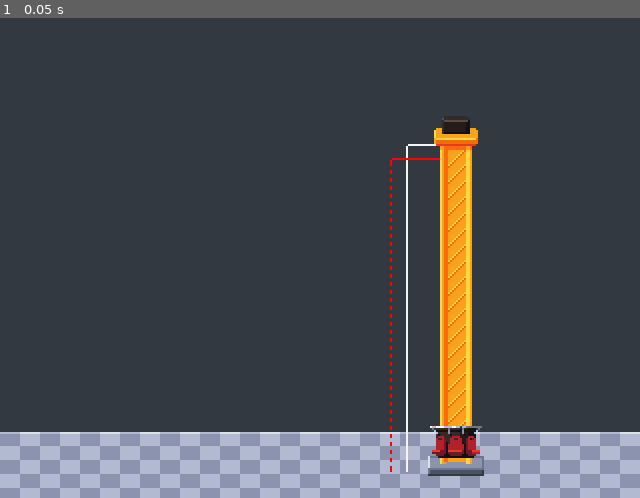
Above: before the commit, frame 1.
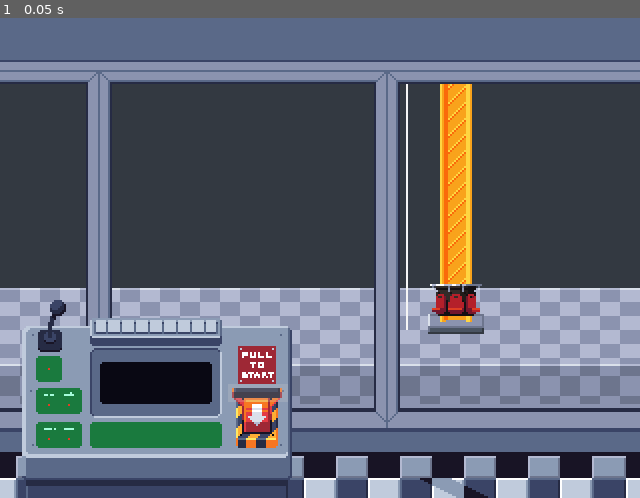
Above: after the commit, the same moment.

Repository: mattismoel/jam-project
Game: Godot game, scene res://scene/level/test_level.tscn
The game is run twice, just before and just after one commit, with the same random seed, the same clock (stepped at 60 frames per second) and the same inputs. The project has no main scene, so this scene is started directly.
Inputs:
- Up to frame 1 (0.05 s): no input

The runs differ from the first frame. In frame 1, 59% of the frame differs, in the area x 0-100%, y 0-100%.

Commit message:
implement base control room

Diff:
--- a/project.godot
+++ b/project.godot
@@ -23,6 +23,14 @@
 window/stretch/mode="viewport"
 window/stretch/aspect="keep_width"
 
+[input]
+
+click={
+"deadzone": 0.5,
+"events": [Object(InputEventMouseButton,"resource_local_to_scene":false,"resource_name":"","device":-1,"window_id":0,"alt_pressed":false,"shift_pressed":false,"ctrl_pressed":false,"meta_pressed":false,"button_mask":1,"position":Vector2(228, 11),"global_position":Vector2(237, 57),"factor":1.0,"button_index":1,"canceled":false,"pressed":true,"double_click":false,"script":null)
+]
+}
+
 [rendering]
 
 textures/canvas_textures/default_texture_filter=0
--- /dev/null
+++ b/scene/control-room/console.tscn
@@ -0,0 +1,37 @@
+[gd_scene load_steps=4 format=3 uid="uid://8i6k4bg2tibp"]
+
+[ext_resource type="Texture2D" uid="uid://due8auwqx0vi5" path="res://asset/control-panel/console.png" id="1_k5kls"]
+[ext_resource type="Script" path="res://scene/ui/control-room/console.gd" id="2_ebh2x"]
+[ext_resource type="PackedScene" uid="uid://bp5blj4cld7h3" path="res://scene/control-room/lever.tscn" id="2_u46fd"]
+
+[node name="Console" type="Control"]
+layout_mode = 3
+anchors_preset = 0
+offset_right = 40.0
+offset_bottom = 40.0
+
+[node name="Screen" type="ColorRect" parent="."]
+layout_mode = 0
+offset_left = 39.0
+offset_top = 31.0
+offset_right = 95.0
+offset_bottom = 52.0
+color = Color(0.0351958, 0.0332234, 0.073835, 1)
+
+[node name="Console" type="TextureRect" parent="." node_paths=PackedStringArray("lever")]
+layout_mode = 0
+offset_right = 135.0
+offset_bottom = 109.0
+size_flags_horizontal = 4
+size_flags_vertical = 4
+texture = ExtResource("1_k5kls")
+stretch_mode = 5
+script = ExtResource("2_ebh2x")
+lever = NodePath("../Lever")
+
+[node name="Lever" parent="." instance=ExtResource("2_u46fd")]
+layout_mode = 1
+offset_left = 105.0
+offset_top = 44.0
+offset_right = 130.0
+offset_bottom = 74.0
--- /dev/null
+++ b/scene/control-room/control_room.tscn
@@ -0,0 +1,26 @@
+[gd_scene load_steps=3 format=3 uid="uid://b4gvapy7q4vb"]
+
+[ext_resource type="Texture2D" uid="uid://b8xp157rb7o28" path="res://asset/control-panel/control-room-bg.png" id="1_a8q1l"]
+[ext_resource type="PackedScene" uid="uid://8i6k4bg2tibp" path="res://scene/control-room/console.tscn" id="2_e4mx1"]
+
+[node name="ControlRoom" type="Control"]
+layout_mode = 3
+anchors_preset = 15
+anchor_right = 1.0
+anchor_bottom = 1.0
+grow_horizontal = 2
+grow_vertical = 2
+
+[node name="RoomBG" type="TextureRect" parent="."]
+layout_mode = 0
+offset_right = 40.0
+offset_bottom = 40.0
+mouse_filter = 2
+texture = ExtResource("1_a8q1l")
+
+[node name="Console" parent="." instance=ExtResource("2_e4mx1")]
+layout_mode = 1
+offset_left = 11.0
+offset_top = 141.0
+offset_right = 146.0
+offset_bottom = 250.0
--- /dev/null
+++ b/scene/control-room/lever.tscn
@@ -0,0 +1,75 @@
+[gd_scene load_steps=12 format=3 uid="uid://bp5blj4cld7h3"]
+
+[ext_resource type="Script" path="res://scene/ui/control-room/lever.gd" id="1_pc5yw"]
+[ext_resource type="Texture2D" uid="uid://blcigctf34you" path="res://asset/control-panel/lever-spritesheet.png" id="2_04rni"]
+
+[sub_resource type="AtlasTexture" id="AtlasTexture_wxklt"]
+atlas = ExtResource("2_04rni")
+region = Rect2(0, 0, 25, 30)
+
+[sub_resource type="AtlasTexture" id="AtlasTexture_h1ee7"]
+atlas = ExtResource("2_04rni")
+region = Rect2(25, 0, 25, 30)
+
+[sub_resource type="AtlasTexture" id="AtlasTexture_podgx"]
+atlas = ExtResource("2_04rni")
+region = Rect2(50, 0, 25, 30)
+
+[sub_resource type="SpriteFrames" id="SpriteFrames_awmyy"]
+animations = [{
+"frames": [{
+"duration": 1.0,
+"texture": SubResource("AtlasTexture_wxklt")
+}, {
+"duration": 1.0,
+"texture": SubResource("AtlasTexture_h1ee7")
+}, {
+"duration": 1.0,
+"texture": SubResource("AtlasTexture_podgx")
+}],
+"loop": true,
+"name": &"default",
+"speed": 5.0
+}]
+
+[sub_resource type="StyleBoxEmpty" id="StyleBoxEmpty_mhovp"]
+
+[sub_resource type="StyleBoxEmpty" id="StyleBoxEmpty_ora08"]
+
+[sub_resource type="StyleBoxFlat" id="StyleBoxFlat_uqo1n"]
+bg_color = Color(0.996078, 0, 0.882353, 1)
+border_width_top = 9
+border_color = Color(0.8, 0.8, 0.8, 0.243137)
+
+[sub_resource type="StyleBoxEmpty" id="StyleBoxEmpty_dnk0o"]
+
+[sub_resource type="StyleBoxEmpty" id="StyleBoxEmpty_ss6qo"]
+
+[node name="Lever" type="TextureRect"]
+offset_right = 25.0
+offset_bottom = 30.0
+texture = SubResource("AtlasTexture_wxklt")
+stretch_mode = 2
+script = ExtResource("1_pc5yw")
+sprite_frames = SubResource("SpriteFrames_awmyy")
+
+[node name="HandleScrollBar" type="VScrollBar" parent="."]
+unique_name_in_owner = true
+layout_mode = 1
+anchors_preset = 8
+anchor_left = 0.5
+anchor_top = 0.5
+anchor_right = 0.5
+anchor_bottom = 0.5
+offset_left = -14.5
+offset_top = -17.0
+offset_right = 15.5
+offset_bottom = 15.0
+grow_horizontal = 2
+grow_vertical = 2
+theme_override_styles/scroll = SubResource("StyleBoxEmpty_mhovp")
+theme_override_styles/scroll_focus = SubResource("StyleBoxEmpty_ora08")
+theme_override_styles/grabber = SubResource("StyleBoxFlat_uqo1n")
+theme_override_styles/grabber_highlight = SubResource("StyleBoxEmpty_dnk0o")
+theme_override_styles/grabber_pressed = SubResource("StyleBoxEmpty_ss6qo")
+max_value = 1.0
--- a/scene/level/test_level.tscn
+++ b/scene/level/test_level.tscn
@@ -1,13 +1,15 @@
-[gd_scene load_steps=5 format=3 uid="uid://5o1j2pyr513q"]
+[gd_scene load_steps=6 format=3 uid="uid://5o1j2pyr513q"]
 
 [ext_resource type="PackedScene" uid="uid://do0fo4pradjea" path="res://scene/tower/test_tower.tscn" id="1_f7t71"]
 [ext_resource type="Texture2D" uid="uid://cg2ualoxer1lb" path="res://asset/tower/test-tower/background.png" id="1_k0tjo"]
 [ext_resource type="Script" path="res://scene/minigame/test_minigame.gd" id="2_fceht"]
 [ext_resource type="Script" path="res://script/score_manager.gd" id="3_6lw1i"]
+[ext_resource type="PackedScene" uid="uid://b4gvapy7q4vb" path="res://scene/control-room/control_room.tscn" id="5_ii70k"]
 
 [node name="TestLevel" type="Node2D"]
 
 [node name="Background" type="Sprite2D" parent="."]
+position = Vector2(0, -72)
 texture = ExtResource("1_k0tjo")
 centered = false
 
@@ -19,5 +21,7 @@
 tower = NodePath("../TestTower")
 
 [node name="TestTower" parent="." node_paths=PackedStringArray("minigame") instance=ExtResource("1_f7t71")]
-position = Vector2(228, 227)
+position = Vector2(228, 156)
 minigame = NodePath("../Minigame")
+
+[node name="ControlRoom" parent="." instance=ExtResource("5_ii70k")]
--- /dev/null
+++ b/scene/ui/control-room/console.gd
@@ -0,0 +1,14 @@
+class_name Console
+extends Control
+
+signal lever_pulled
+
+@export var lever: Lever
+
+func _ready() -> void:
+  lever.release.connect(_on_lever_released)
+
+
+func _on_lever_released() -> void:
+  lever_pulled.emit()
+  pass
--- /dev/null
+++ b/scene/ui/control-room/lever.gd
@@ -0,0 +1,55 @@
+class_name Lever
+extends TextureRect
+
+## Emitted when the lever itself is released.
+signal release
+
+
+@export var sprite_frames: SpriteFrames
+
+@onready var handle: ScrollBar = %HandleScrollBar
+@onready var max_step_count: int = sprite_frames.get_frame_count("default")
+
+## Whether or not the user can release the lever. The user can only release
+## the lever, when it is in the final step position.
+var _can_release_lever: bool = false
+
+
+func _ready() -> void:
+  handle.value_changed.connect(_on_pull)
+
+
+func _input(event: InputEvent) -> void:
+  # Release the lever when possible, and the user releases the click button.
+  if event.is_action_released("click") && _can_release_lever:
+    _release_lever()
+
+
+## Sets the step of the lever. 0 is top, max_step_count is bottom.
+## The idx value is automatically clamped within boundaries of the step count.
+func set_step(idx: int) -> void:
+  idx = clampi(idx, 0, max_step_count - 1)
+  set_frame(idx)
+
+  if idx == max_step_count - 1:
+    _can_release_lever = true
+    return
+
+  _can_release_lever = false
+
+
+## Sets the frame of the lever to a given index.
+##
+## The index should be the same as the levers current step.
+func set_frame(idx: int) -> void:
+  texture = sprite_frames.get_frame_texture("default", idx)
+
+
+func _on_pull(value: float) -> void:
+  var frame_idx = floori(value * (sprite_frames.get_frame_count("default") - 1))
+  set_step(frame_idx)
+
+
+func _release_lever() -> void:
+  release.emit()
+  pass
--- /dev/null
+++ b/scene/ui/control-room/lever.tscn
@@ -0,0 +1,71 @@
+[gd_scene load_steps=12 format=3 uid="uid://btnbrp0wqs1rp"]
+
+[ext_resource type="Texture2D" uid="uid://blcigctf34you" path="res://asset/control-panel/lever-spritesheet.png" id="1_xr72d"]
+[ext_resource type="Script" path="res://scene/ui/control-room/lever.gd" id="2_c8pko"]
+
+[sub_resource type="AtlasTexture" id="AtlasTexture_wxklt"]
+atlas = ExtResource("1_xr72d")
+region = Rect2(0, 0, 25, 30)
+
+[sub_resource type="AtlasTexture" id="AtlasTexture_h1ee7"]
+atlas = ExtResource("1_xr72d")
+region = Rect2(25, 0, 25, 30)
+
+[sub_resource type="AtlasTexture" id="AtlasTexture_podgx"]
+atlas = ExtResource("1_xr72d")
+region = Rect2(50, 0, 25, 30)
+
+[sub_resource type="SpriteFrames" id="SpriteFrames_awmyy"]
+animations = [{
+"frames": [{
+"duration": 1.0,
+"texture": SubResource("AtlasTexture_wxklt")
+}, {
+"duration": 1.0,
+"texture": SubResource("AtlasTexture_h1ee7")
+}, {
+"duration": 1.0,
+"texture": SubResource("AtlasTexture_podgx")
+}],
+"loop": true,
+"name": &"default",
+"speed": 5.0
+}]
+
+[sub_resource type="StyleBoxEmpty" id="StyleBoxEmpty_ywsnd"]
+
+[sub_resource type="StyleBoxEmpty" id="StyleBoxEmpty_gxwws"]
+
+[sub_resource type="StyleBoxEmpty" id="StyleBoxEmpty_d6l2g"]
+
+[sub_resource type="StyleBoxEmpty" id="StyleBoxEmpty_b62o5"]
+
+[sub_resource type="StyleBoxEmpty" id="StyleBoxEmpty_7ebn4"]
+
+[node name="Lever" type="TextureRect"]
+offset_right = 25.0
+offset_bottom = 30.0
+texture = SubResource("AtlasTexture_wxklt")
+stretch_mode = 2
+script = ExtResource("2_c8pko")
+sprite_frames = SubResource("SpriteFrames_awmyy")
+
+[node name="HandleScrollBar" type="VScrollBar" parent="."]
+unique_name_in_owner = true
+layout_mode = 1
+anchors_preset = 8
+anchor_left = 0.5
+anchor_top = 0.5
+anchor_right = 0.5
+anchor_bottom = 0.5
+offset_left = -15.0
+offset_top = -4.0
+offset_right = 15.0
+offset_bottom = 4.0
+grow_horizontal = 2
+grow_vertical = 2
+theme_override_styles/scroll = SubResource("StyleBoxEmpty_ywsnd")
+theme_override_styles/scroll_focus = SubResource("StyleBoxEmpty_gxwws")
+theme_override_styles/grabber = SubResource("StyleBoxEmpty_d6l2g")
+theme_override_styles/grabber_highlight = SubResource("StyleBoxEmpty_b62o5")
+theme_override_styles/grabber_pressed = SubResource("StyleBoxEmpty_7ebn4")
Binary file added: asset/control-panel/console.png
Not shown, added: asset/control-panel/console.png.import
Binary file added: asset/control-panel/control-panel.aseprite
Binary file added: asset/control-panel/control-room-bg.png
Not shown, added: asset/control-panel/control-room-bg.png.import
Binary file added: asset/control-panel/lever-spritesheet.png
Not shown, added: asset/control-panel/lever-spritesheet.png.import
Binary file added: asset/pixel-art-reference.png
Not shown, added: asset/pixel-art-reference.png.import
